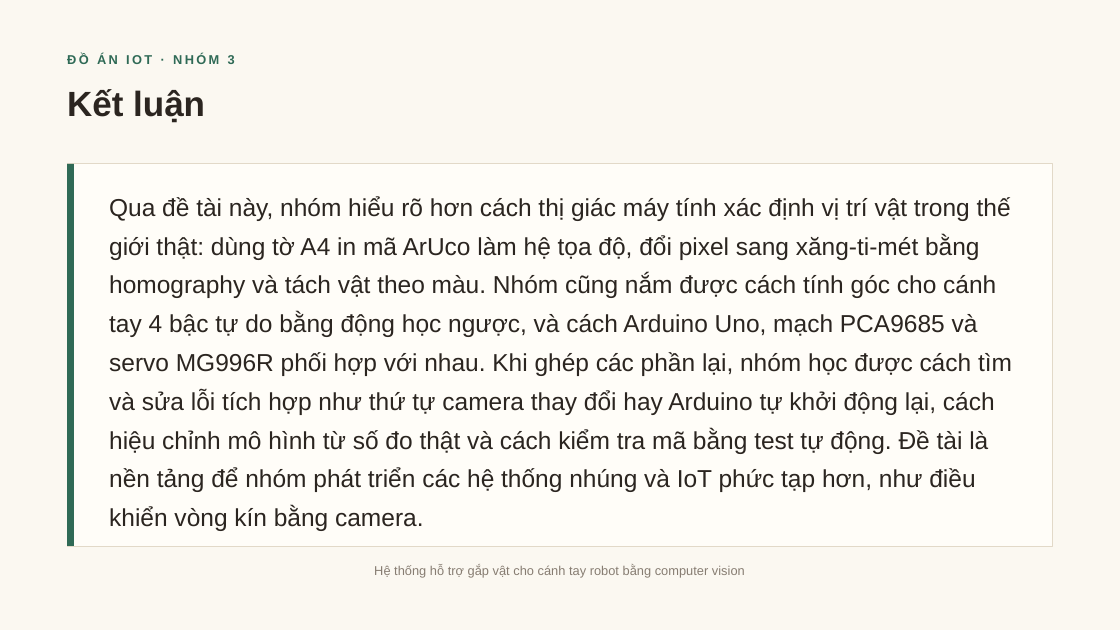
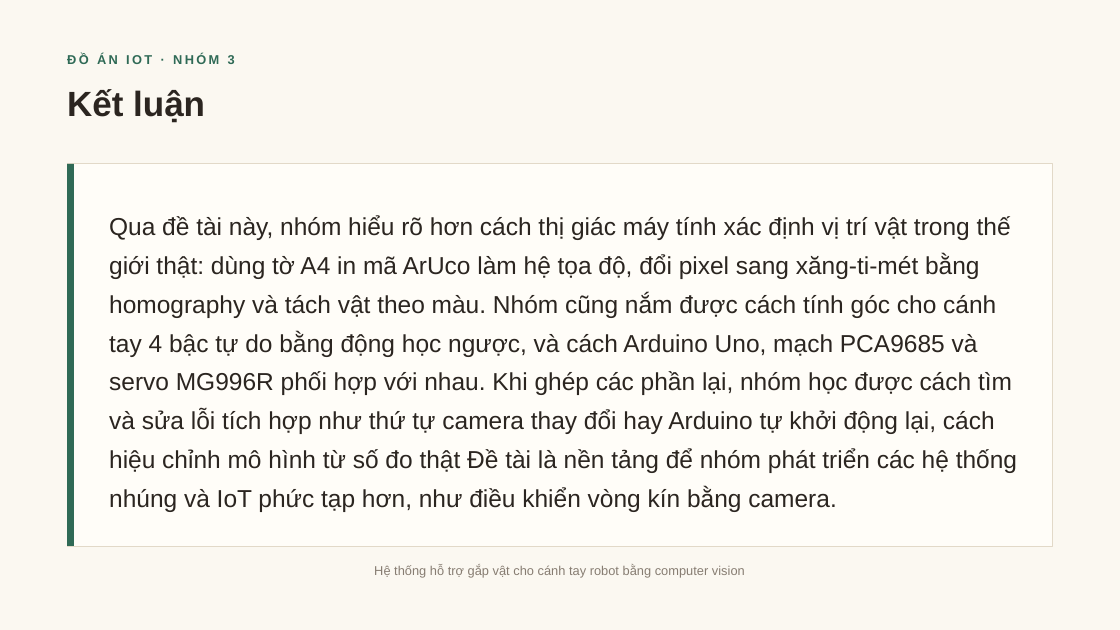
Before and after one commit to DuongNAD/Project_IoT, a slide deck: slide 1 of slides/KetLuan.pptx. Drawn at 1120x630 pixels with LibreOffice and Linux fonts; fonts in the diff are those of the drawing. Boxes give left, top, right and bottom in pixels: in the first picture for what was removed or moved away, otherwise in the second. Text is boxed around its words. In the diff, an @@ line names an element or a change of style, - is before the commit and + after.

```diff
--- a/slides/KetLuan.pptx
+++ b/slides/KetLuan.pptx
@@ text at box(109, 216, 1017, 512): text changed @@
-Qua đề tài này, nhóm hiểu rõ hơn cách thị giác máy tính xác định vị trí vật trong thế giới thật: dùng tờ A4 in mã ArUco làm hệ tọa độ, đổi pixel sang xăng-ti-mét bằng homography và tách vật theo màu. Nhóm cũng nắm được cách tính góc cho cánh tay 4 bậc tự do bằng động học ngược, và cách Arduino Uno, mạch PCA9685 và servo MG996R phối hợp với nhau. Khi ghép các phần lại, nhóm học được cách tìm và sửa lỗi tích hợp như thứ tự camera thay đổi hay Arduino tự khởi động lại, cách hiệu chỉnh mô hình từ số đo thật và cách kiểm tra mã bằng test tự động. Đề tài là nền tảng để nhóm phát triển các hệ thống nhúng và IoT phức tạp hơn, như điều khiển vòng kín bằng camera.
+Qua đề tài này, nhóm hiểu rõ hơn cách thị giác máy tính xác định vị trí vật trong thế giới thật: dùng tờ A4 in mã ArUco làm hệ tọa độ, đổi pixel sang xăng-ti-mét bằng homography và tách vật theo màu. Nhóm cũng nắm được cách tính góc cho cánh tay 4 bậc tự do bằng động học ngược, và cách Arduino Uno, mạch PCA9685 và servo MG996R phối hợp với nhau. Khi ghép các phần lại, nhóm học được cách tìm và sửa lỗi tích hợp như thứ tự camera thay đổi hay Arduino tự khởi động lại, cách hiệu chỉnh mô hình từ số đo thật Đề tài là nền tảng để nhóm phát triển các hệ thống nhúng và IoT phức tạp hơn, như điều khiển vòng kín bằng camera.
```
Also in this commit, not shown: 49 other files.
